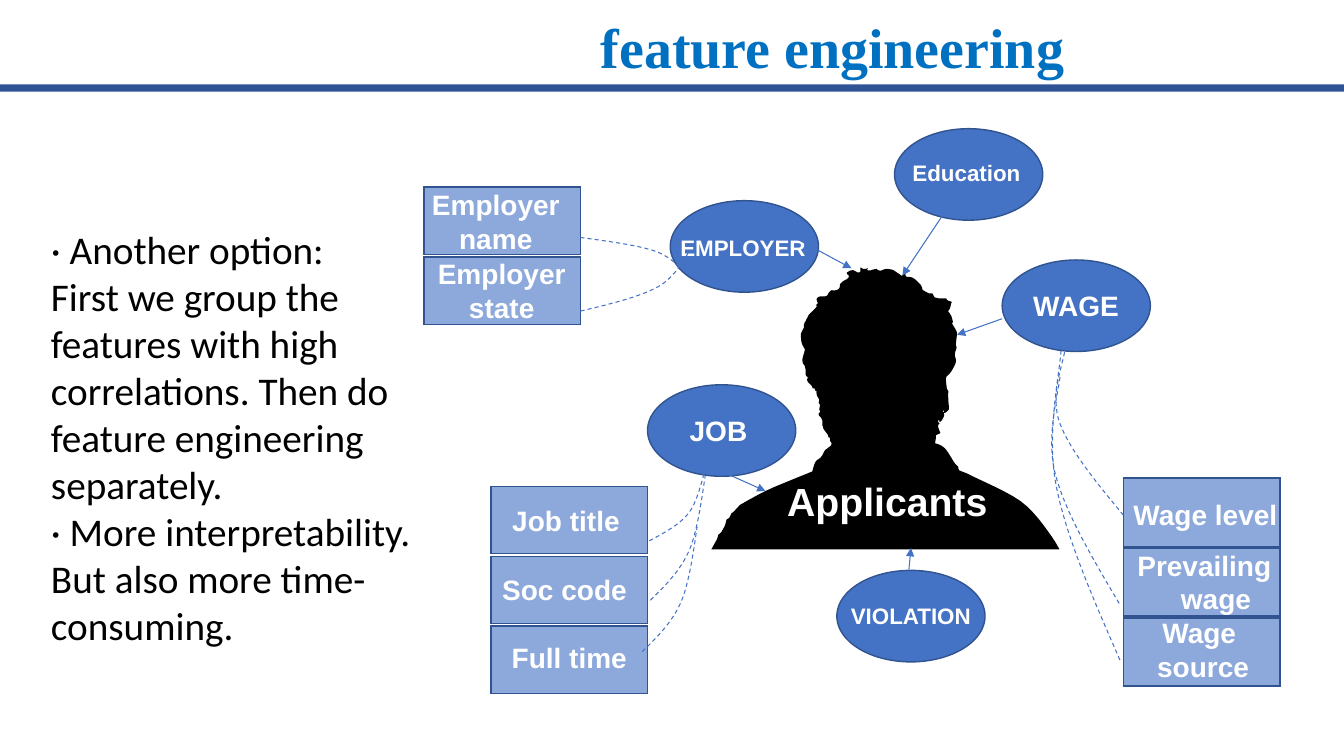
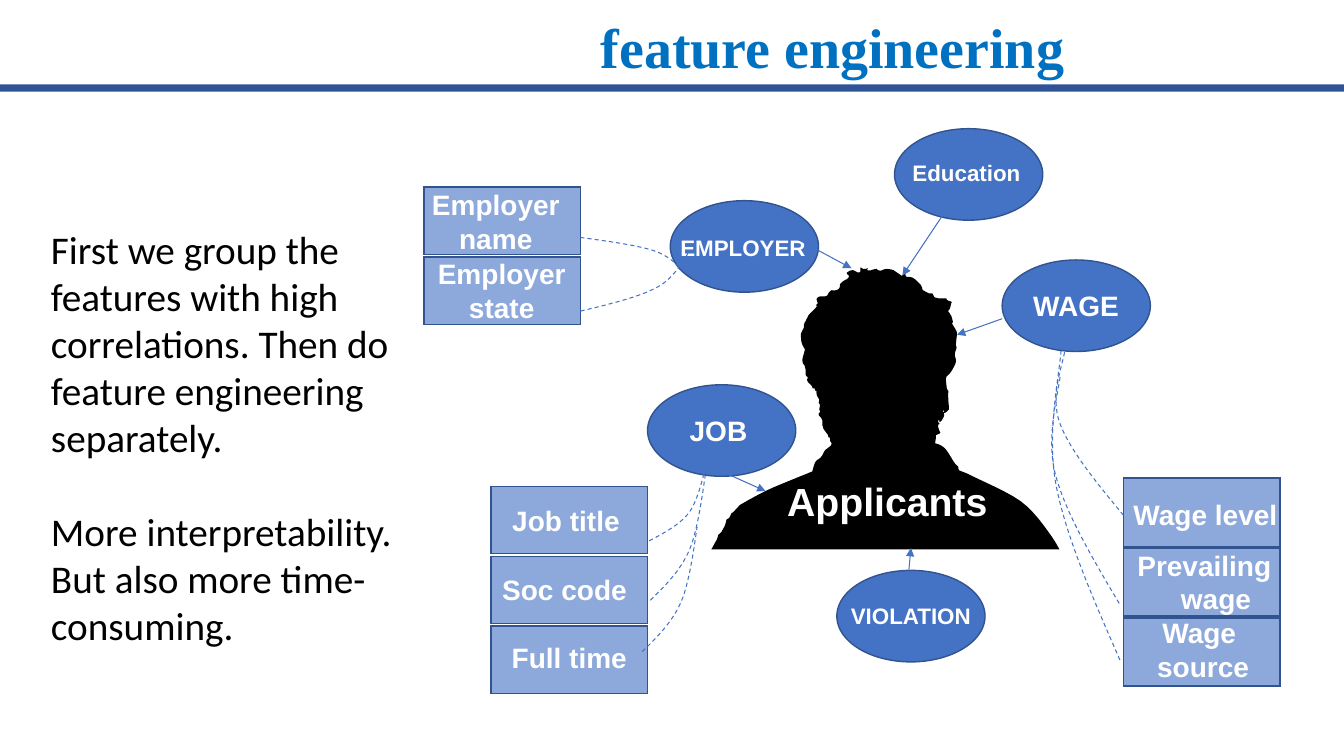
Before and after one commit to xuel12/h1permprediction, a slide deck: slide 7 of slides/Project2Update1.pptx (slide 6 before the commit). Drawn at 1344x756 pixels with LibreOffice and Linux fonts; fonts in the diff are those of the drawing; background and template pictures are left out. Boxes give left, top, right and bottom in pixels: in the first picture for what was removed or moved away, otherwise in the second. Text is boxed around its words. In the diff, an @@ line names an element or a change of style, - is before the commit and + after.

```diff
--- a/slides/Project2Update1.pptx
+++ b/slides/Project2Update1.pptx
@@ text at box(70, 236, 323, 271): paragraph removed @@
-· Another option:
@@ text at box(51, 518, 392, 647): text changed @@
-· More interpretability. But also more time-consuming.
+More interpretability. But also more time-consuming.
```
Also in this commit, not shown: 2 other slides changed, 1 slide added, 8 other files.
